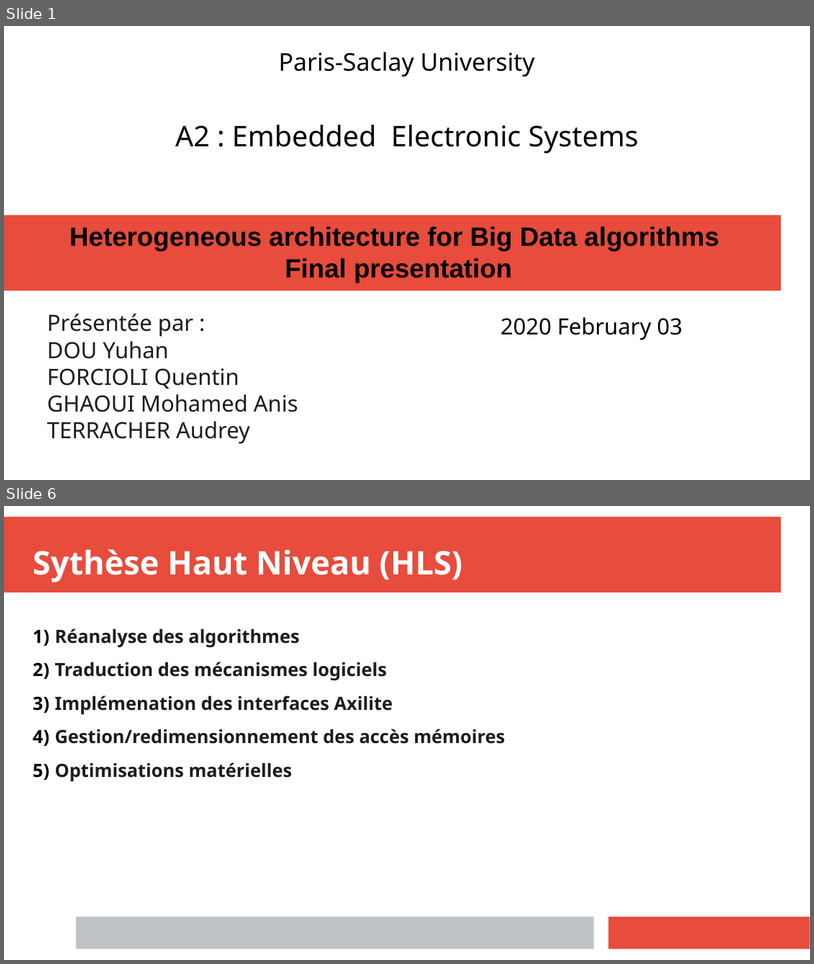
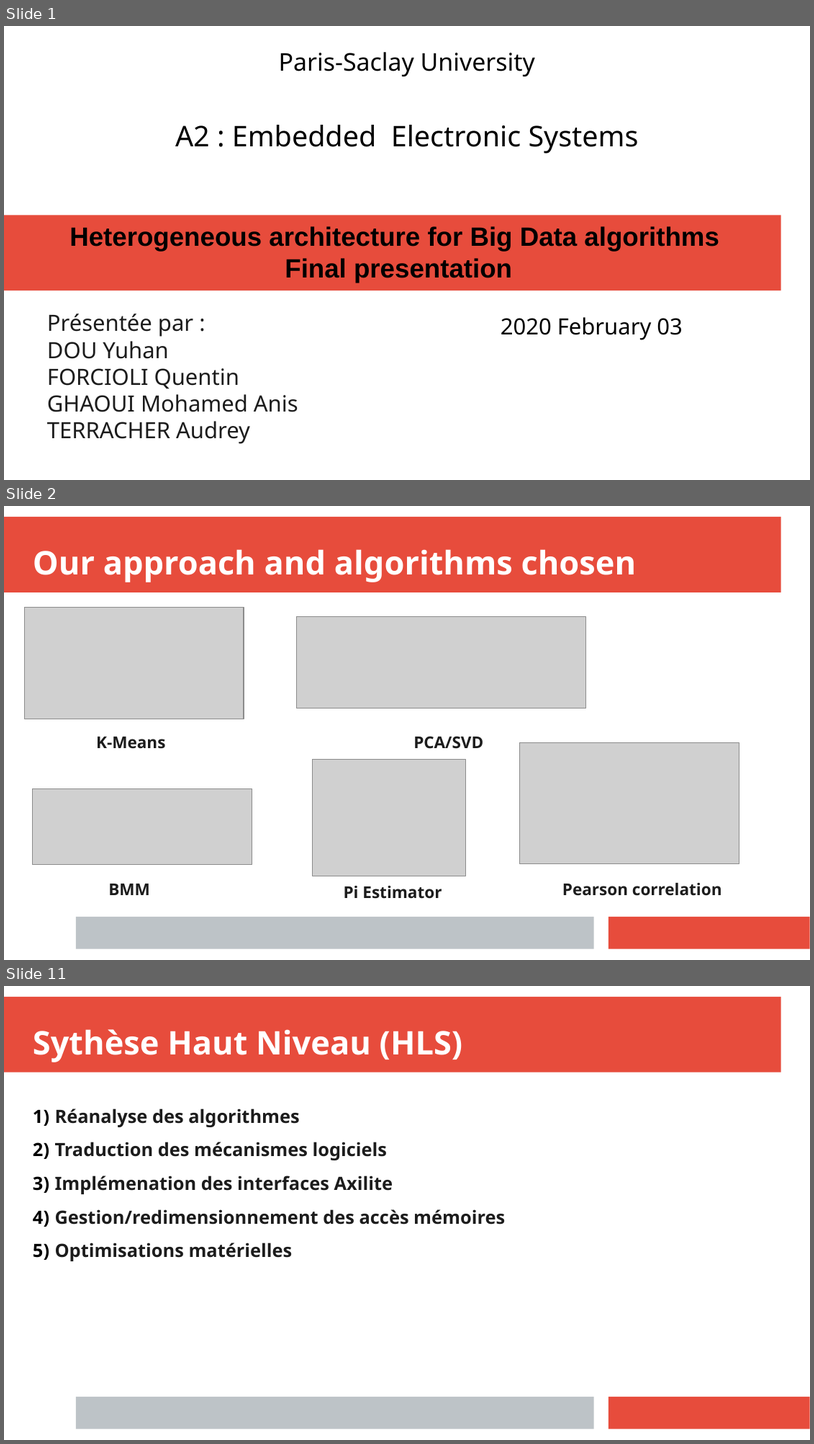
Before and after one commit to anisghaoui/A2, a slide deck: presentation_finale/prensent_A2_ghaoui.pptx. Shown one above the other, each under a label of ours: slides 1 and 6 before the commit, slides 1, 2 and 11 after it; the slides between them are not shown. The pictures are 814x964 and 814x1444 pixels, drawn with LibreOffice and Linux fonts; fonts in the diff are those of the drawing; grey boxes stand for pictures. Boxes give left, top, right and bottom in pixels: in the first picture for what was removed or moved away, otherwise in the second. Text is boxed around its words. In the diff, an @@ line names an element or a change of style, - is before the commit and + after.

```diff
--- a/presentation_finale/prensent_A2_ghaoui.pptx
+++ b/presentation_finale/prensent_A2_ghaoui.pptx
@@ slide 2 added at (4,506,810,960), background #FFFFFF; not listed: 3 template elements that a slide beside it also shows @@
@@ text added at (33,549,637,582), 32 pt, text #FFFFFF, bold @@
+Our approach and algorithms chosen
@@ picture added at (24,607,244,718) @@
@@ picture added at (297,617,586,708) @@
@@ text added at (96,736,165,749), 16 pt, text #1C1C1C, bold @@
+K-Means
@@ text added at (414,736,484,749), 16 pt, text #1C1C1C, bold @@
+PCA/SVD
@@ picture added at (521,742,740,864) @@
@@ picture added at (313,759,466,876) @@
@@ picture added at (33,788,252,865) @@
@@ text added at (108,883,150,895), 16 pt, text #1C1C1C, bold @@
+BMM
@@ text added at (344,885,442,898), 16 pt, text #1C1C1C, bold @@
+Pi Estimator
@@ text added at (563,883,723,896), 16 pt, text #1C1C1C, bold @@
+Pearson correlation
@@ what was slide 6 is now slide 11 @@
```
Also in this commit, not shown: 1 slide changed, 7 other slides added, 3 slides removed, 14 other files.
